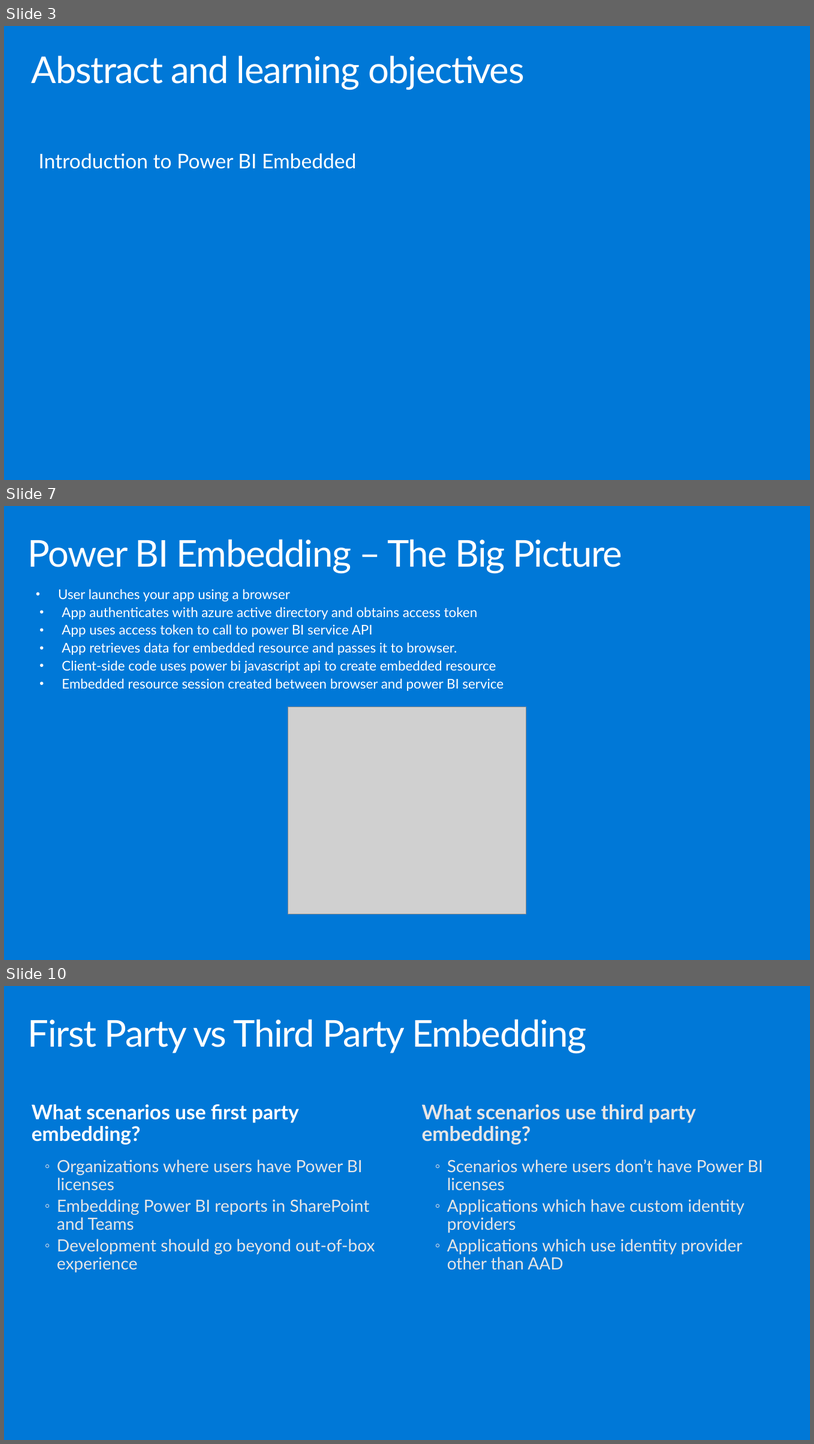
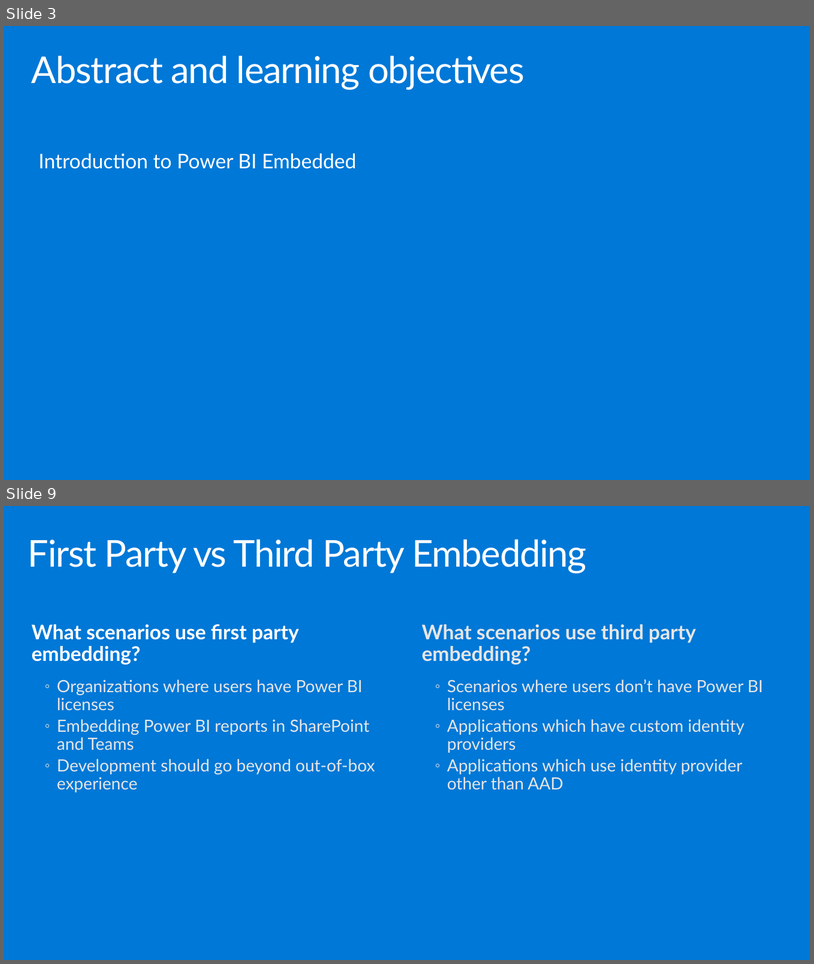
Before and after one commit to hnc198/AzurePowerBI, a slide deck: 4. Hands-on Modules/Embedding/1. What is Power BI Embedded.pptx. Shown one above the other, each under a label of ours: slides 3, 7 and 10 before the commit, slides 3 and 9 after it; the slides between them are not shown. The pictures are 814x1444 and 814x964 pixels, drawn with LibreOffice and Linux fonts; fonts in the diff are those of the drawing; grey boxes stand for pictures. Boxes give left, top, right and bottom in pixels: in the first picture for what was removed or moved away, otherwise in the second. Text is boxed around its words. In the diff, an @@ line names an element or a change of style, - is before the commit and + after.

```diff
--- a/4. Hands-on Modules/Embedding/1. What is Power BI Embedded.pptx
+++ b/4. Hands-on Modules/Embedding/1. What is Power BI Embedded.pptx
@@ slide 7 removed at <box>4,506,810,960</box>, background #0078D7 @@
@@ title removed at <box>28,539,623,574</box> @@
-Power BI Embedding – The Big Picture
@@ text removed at <box>58,589,504,691</box> @@
-• User launches your app using a browser
-• App authenticates with azure active directory and obtains access token
-• App uses access token to call to power BI service API
-• App retrieves data for embedded resource and passes it to browser.
-• Client-side code uses power bi javascript api to create embedded resource
-• Embedded resource session created between browser and power BI service
@@ picture removed at <box>288,707,527,915</box> @@
@@ what was slide 10 is now slide 9 @@
```
Also in this commit, not shown: 4 slides changed, 3 other files.
